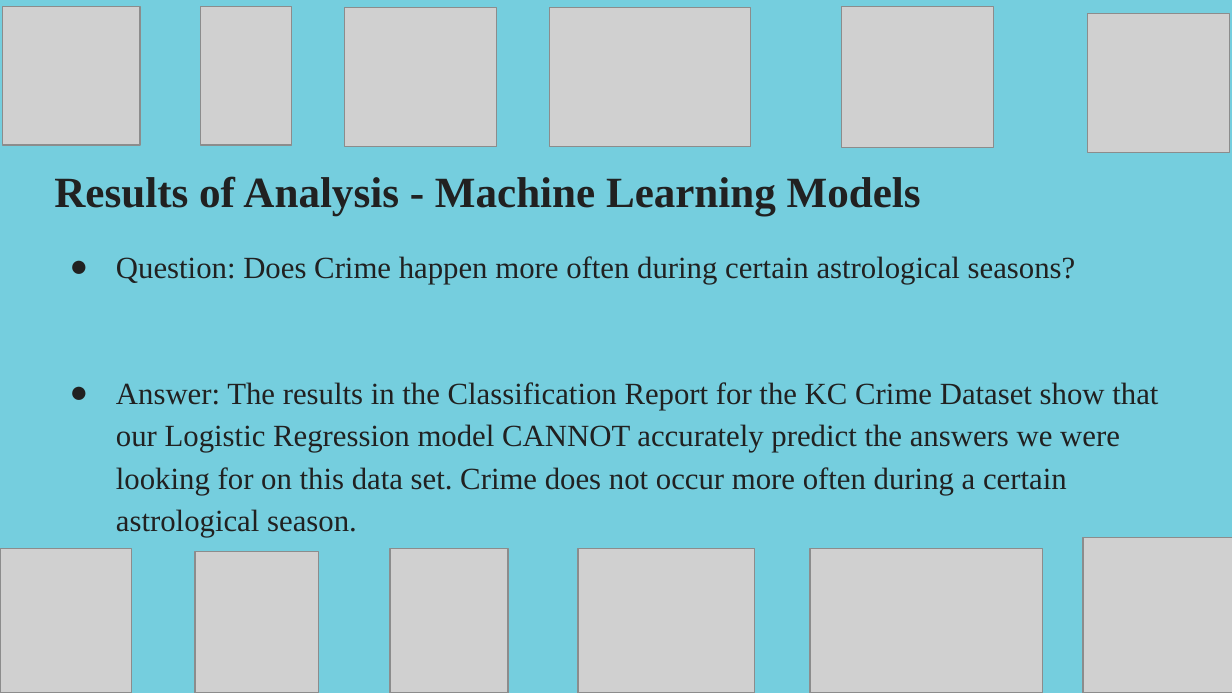
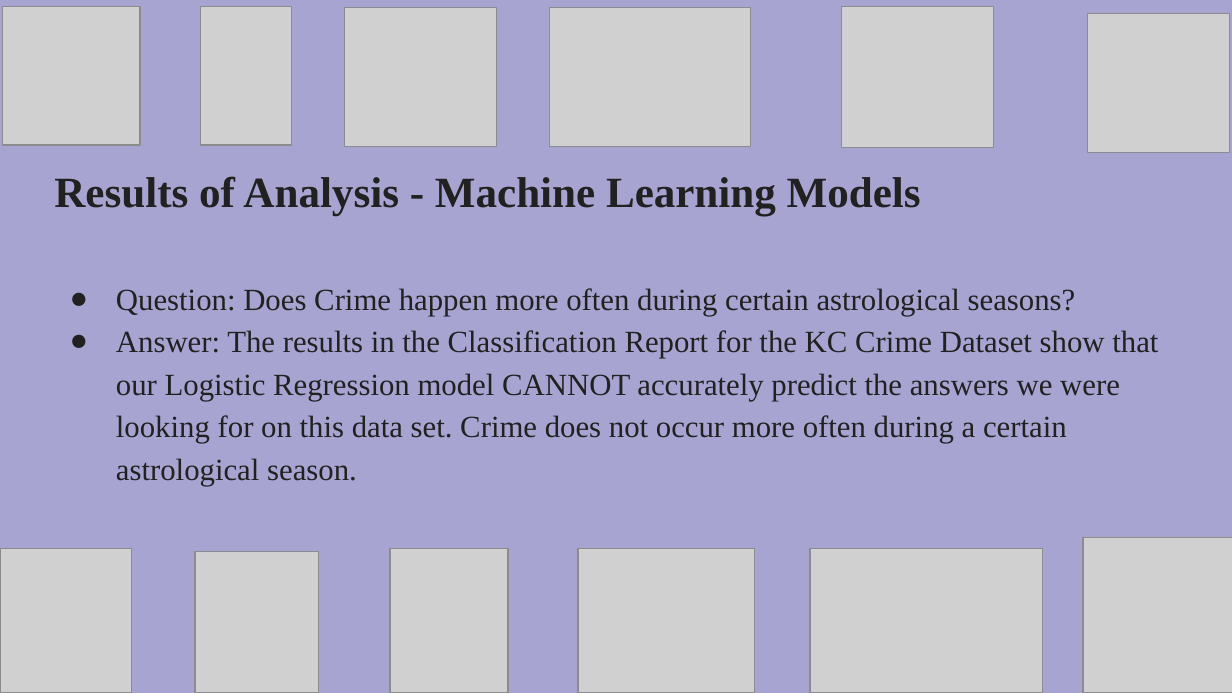
Before and after one commit to rulamia/Horrorscopes, a slide deck: slide 23 of HorrorscopesFinal.pptx (slide 22 before the commit). Drawn at 1232x693 pixels with LibreOffice and Linux fonts; fonts in the diff are those of the drawing; grey boxes stand for pictures. Boxes give left, top, right and bottom in pixels: in the first picture for what was removed or moved away, otherwise in the second. Text is boxed around its words. In the diff, an @@ line names an element or a change of style, - is before the commit and + after.

```diff
--- a/HorrorscopesFinal.pptx
+++ b/HorrorscopesFinal.pptx
@@ background #75CEDE to #A7A4D1 @@
@@ text "Question: Does Crime happen more ...": place and size @@
-text "Question: Does Crime happen more ..." at (116,256,1158,537)
+text "Question: Does Crime happen more ..." at (116,288,1158,486)
@@ text at (116,330,1158,486): less space between paragraphs @@
```
Also in this commit, not shown: 17 other slides changed, 1 slide added.
